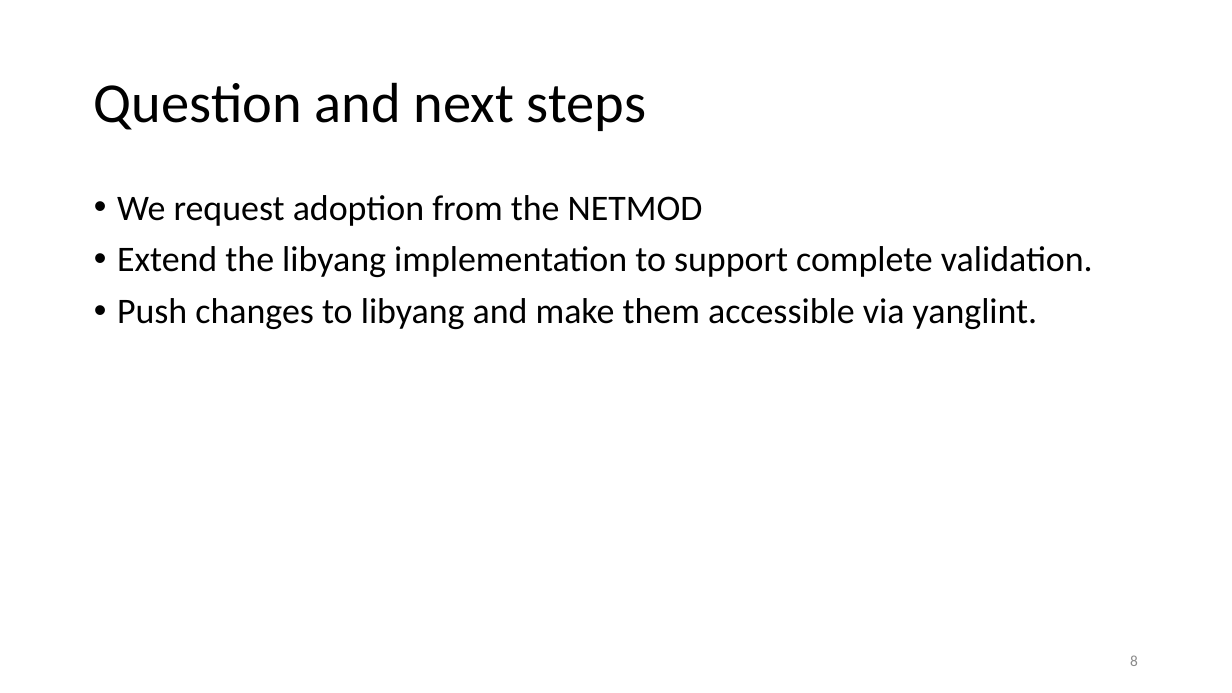
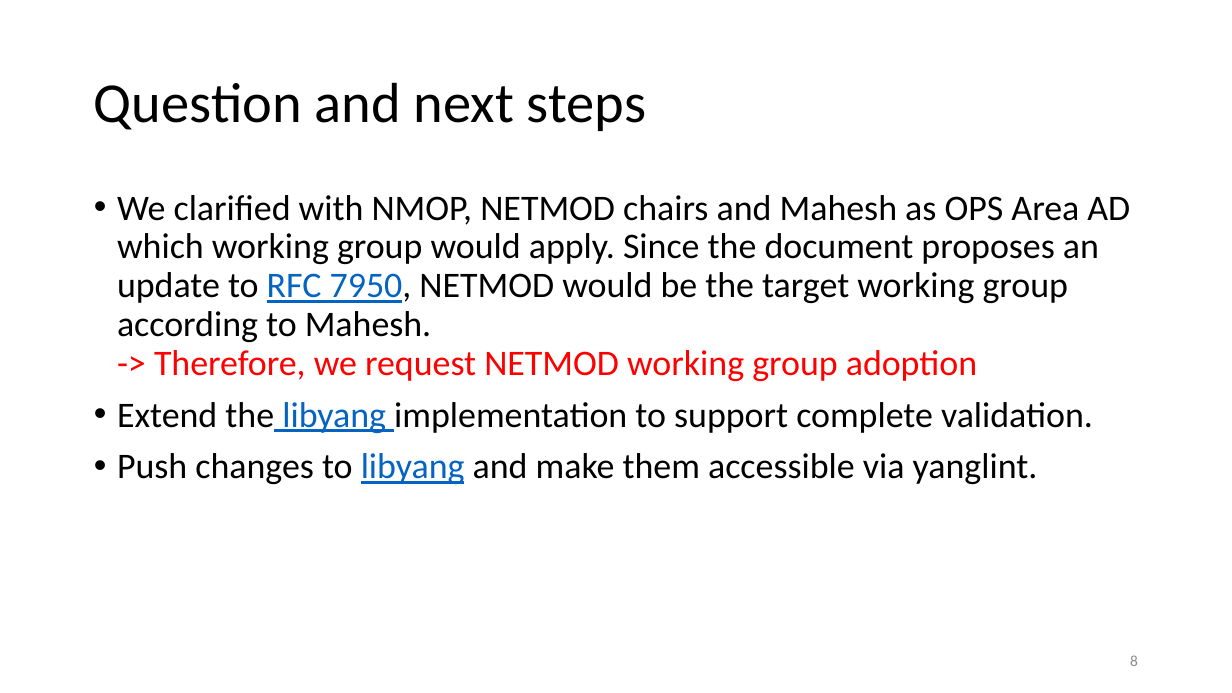
Before and after one commit to network-analytics/ietf-network-analytics-document-status, a slide deck: slide 8 of 123/NETMOD/draft-netana-nmop-yang-anydata-validation.pptx. Drawn at 1232x693 pixels with LibreOffice and Linux fonts; fonts in the diff are those of the drawing. Boxes give left, top, right and bottom in pixels: in the first picture for what was removed or moved away, otherwise in the second. Text is boxed around its words. In the diff, an @@ line names an element or a change of style, - is before the commit and + after.

```diff
--- a/123/NETMOD/draft-netana-nmop-yang-anydata-validation.pptx
+++ b/123/NETMOD/draft-netana-nmop-yang-anydata-validation.pptx
@@ text at bbox=[117, 195, 1130, 381]: text changed @@
-• We request adoption from the NETMOD
+• We clarified with NMOP, NETMOD chairs and Mahesh as OPS Area AD which working group would apply. Since the document proposes an update to RFC 7950, NETMOD would be the target working group according to Mahesh.
+  -> Therefore, we request NETMOD working group adoption
@@ text at bbox=[117, 402, 1093, 484]: text colour #000000 to #0563C1, underline on in "libyang", "libyang" @@
```
Also in this commit, not shown: 6 other slides changed, 1 other file.
